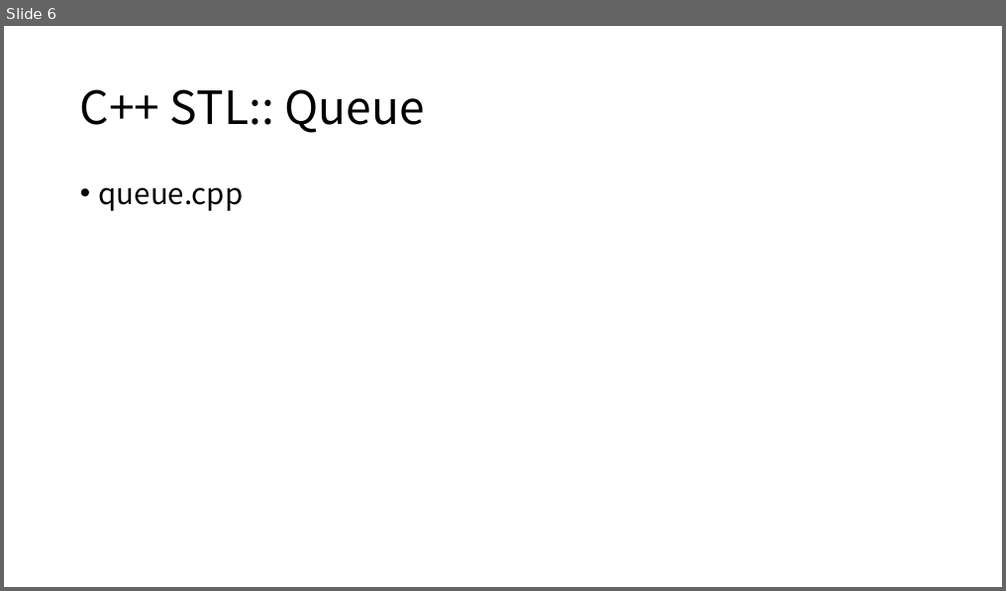
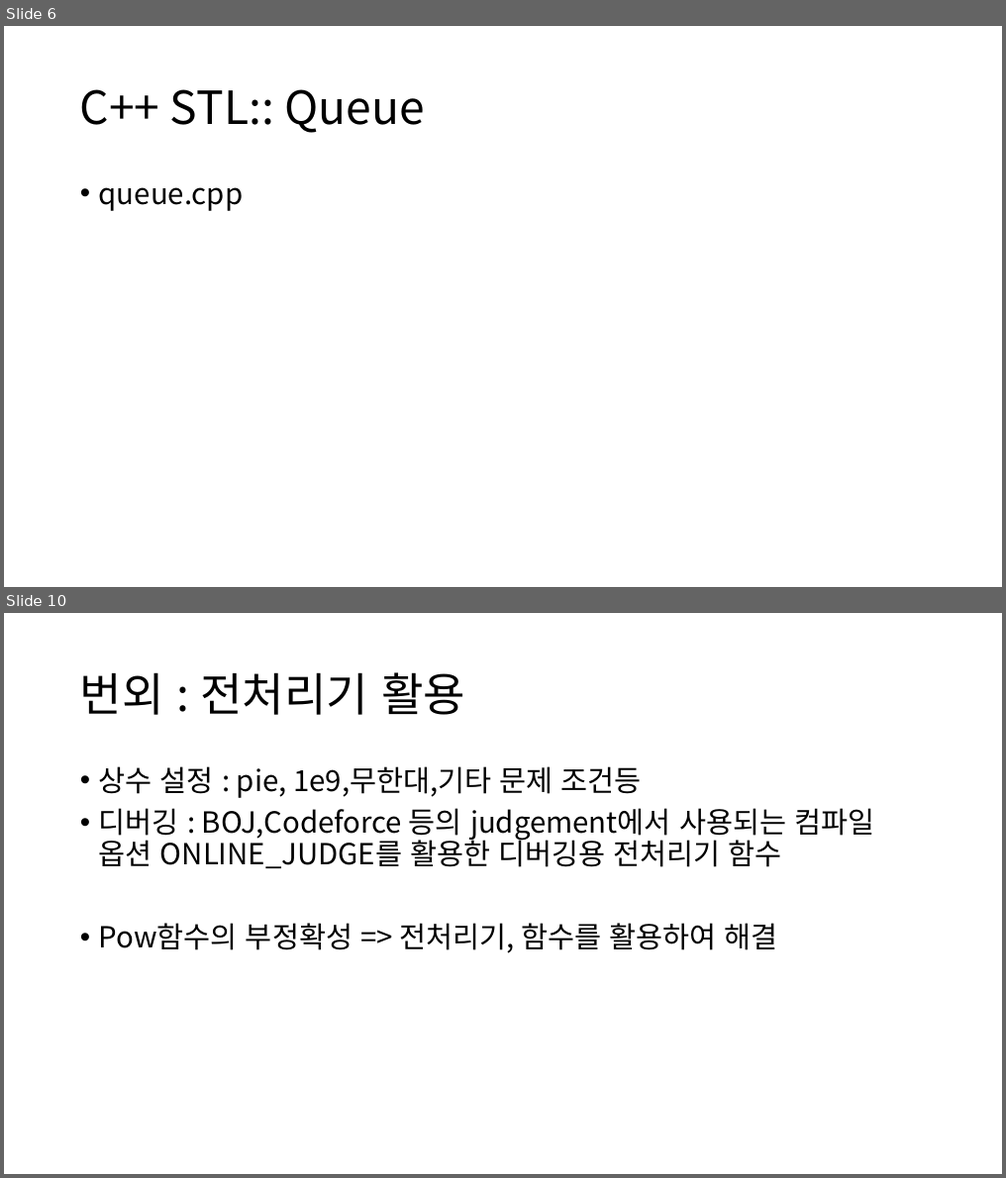
Before and after one commit to quizoverflow/2023_Algorithm_Study, a slide deck: third_week/3주차.pptx. Shown one above the other, each under a label of ours: slide 6 before the commit, slides 6 and 10 after it; the slides between them are not shown. The pictures are 1006x591 and 1006x1178 pixels, drawn with LibreOffice and Linux fonts; fonts in the diff are those of the drawing. Boxes give left, top, right and bottom in pixels: in the first picture for what was removed or moved away, otherwise in the second. Text is boxed around its words. In the diff, an @@ line names an element or a change of style, - is before the commit and + after.

```diff
--- a/third_week/3주차.pptx
+++ b/third_week/3주차.pptx
@@ slide 10 added at [4, 613, 1002, 1174], background #FFFFFF @@
@@ title added at [80, 672, 465, 715], 44 pt, text #000000 @@
+번외 : 전처리기 활용
@@ text added at [99, 766, 874, 954], 28 pt, text #000000 @@
+• 상수 설정 : pie, 1e9,무한대,기타 문제 조건등
+• 디버깅 : BOJ,Codeforce 등의 judgement에서 사용되는 컴파일 옵션 ONLINE_JUDGE를 활용한 디버깅용 전처리기 함수
+• Pow함수의 부정확성 => 전처리기, 함수를 활용하여 해결
```
Also in this commit, not shown: 2 slides changed, 1 other slide added.
